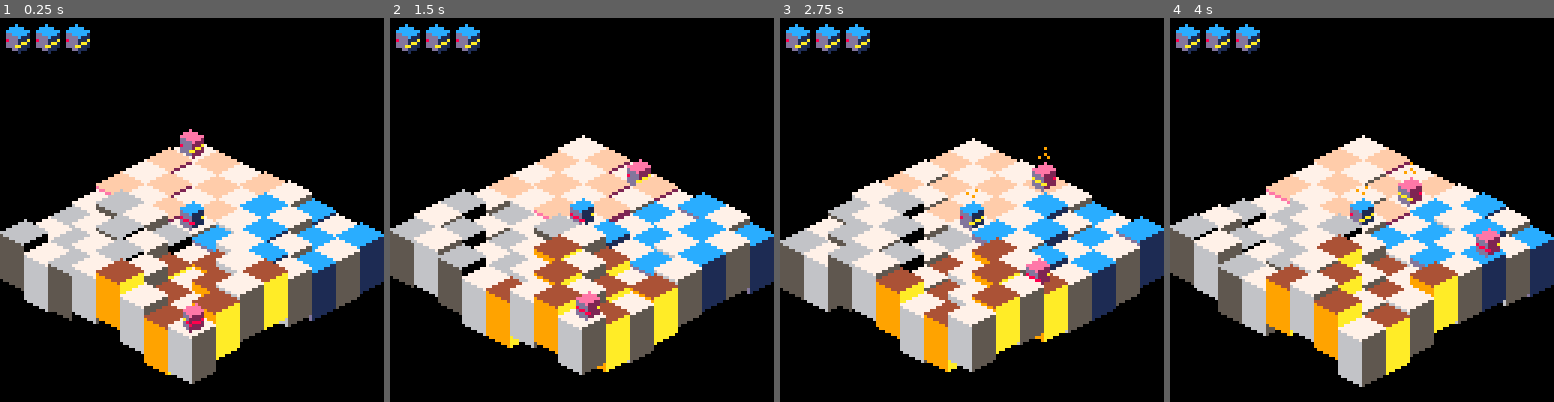
Above: before the commit, frames 1-4 (left to right).
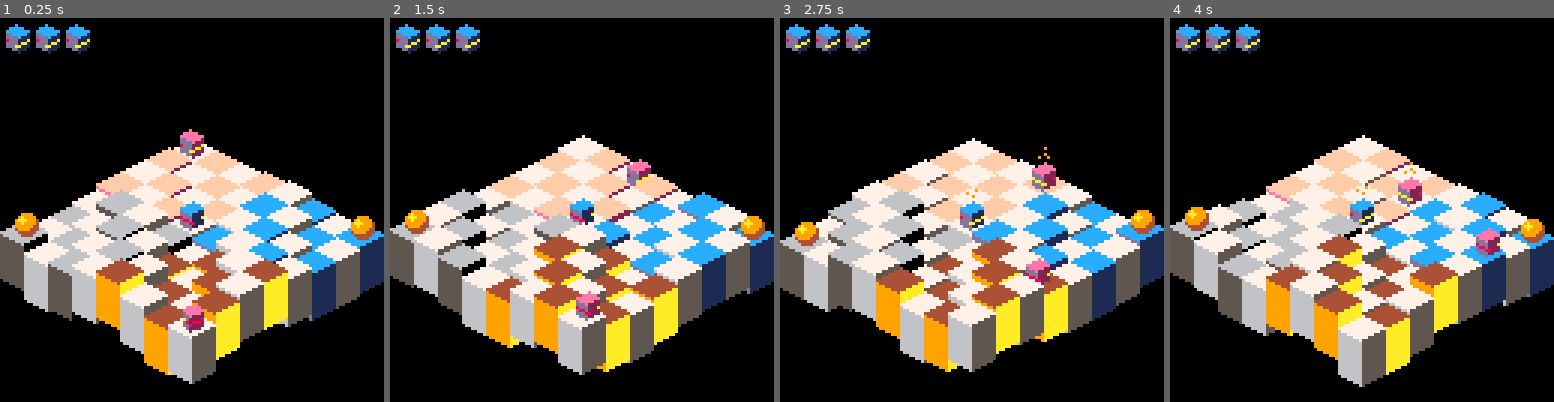
Above: after the commit, the same moments.

Repository: erwinbonsma/BumbleBotsPico8
Game: PICO-8 cartridge rolmops.p8
Two runs of this game, one before a commit and one after it. Both use one fixed random seed, a clock stepped at 60 frames per second and the inputs below.
Inputs:
- Up to frame 1 (0.25 s): no input
- Up to frame 2 (1.5 s): no input
- Up to frame 3 (2.75 s): hold Right 1.6-2.1 s; hold Up 2.15-2.42 s; hold Right from 2.47 s (still down)
- Up to frame 4 (4 s): release Right at 3.03 s; hold Left 3.08-3.58 s; hold Down 3.63-3.97 s

The runs differ from the first frame. In frame 1, 0.6% of the frame differs, in the area x 3-98%, y 50-58%; in frame 2, 0.6%; in frame 3, 0.6%; in frame 4, 0.6%.

Commit message:
Added pick ups
Added sphere pickup with sprite and sound effect on pick up.
It can be picked up, but collected pick ups are not yet tracked.

Diff:
--- a/rolmops.p8
+++ b/rolmops.p8
@@ -53,6 +53,18 @@
 
 function map_unit:remove_mover(mover)
  del(self.movers,mover)
+end
+
+function map_unit:add_pickup(pickup)
+ pickup.unit=self
+ self.pickup=pickup
+end
+
+function map_unit:remove_pickup(pickup)
+ if (self.pickup==pickup) then
+  self.pickup=nil
+  pickup.unit=nil
+ end
 end
 
 function map_unit:tostring()
@@ -210,6 +222,10 @@
      pal()
     end
 
+    if unit.pickup!=nil then
+     unit.pickup:draw(x,y)
+    end
+
     for mover in all(unit.movers) do
      mover:draw(x,y)
     end
@@ -356,10 +372,7 @@
    end
   elseif self.mov==self.mov_max then
    -- halfway crossing
-   local from_unit=self.unit
-   self.unit2:add_mover(self)
-   self.unit2=from_unit
-   self.mov=-self.mov_max+1
+   self:enter_unit(self.unit2)
   elseif self.mov==-2*self.mov_del then
    -- exited source unit
    self.unit2=nil
@@ -373,6 +386,12 @@
 
 function mover:bump()
  self.dazed=20
+end
+
+function mover:enter_unit(unit)
+ self.unit2=self.unit
+ unit:add_mover(self)
+ self.mov=-self.mov_max+1
 end
 
 player={}
@@ -428,6 +447,15 @@
 function player:bump()
  mover.bump(self)
  sfx(0)
+end
+
+function player:enter_unit(unit)
+ mover.enter_unit(self,unit)
+ if unit.pickup!=nil then
+  unit.pickup:pickup(self)
+  unit.pickup=nil
+  sfx(3)
+ end
 end
 
 enemy={}
@@ -522,6 +550,24 @@
  self.dazed+=flr(rnd(20))-10
 end
 
+pickup={}
+
+function pickup:new(o)
+ o=o or {}
+ local o=setmetatable(o,self)
+ self.__index=self
+
+ return o
+end
+
+function pickup:draw(x,y)
+ spr(64,x+5,y-2,1,1)
+end
+
+function pickup:pickup(actor)
+ self.unit.remove_pickup(self)
+end
+
 function new_game()
  local me={}
 
@@ -575,6 +621,12 @@
   )
   mapmodel.units[9][9]:add_mover(
    enemies[2]
+  )
+  mapmodel.units[2][9]:add_pickup(
+   pickup:new()
+  )
+  mapmodel.units[9][2]:add_pickup(
+   pickup:new()
   )
  end
 
@@ -694,20 +746,20 @@
 00000000000000000000000000000000000000000000000000000000000000000000000000000000000000000000000000000000000000000000000000000000
 00000000000000000000000000000000000000000000000000000000000000000000000000000000000000000000000000000000000000000000000000000000
 00000000000000000000000000000000000000000000000000000000000000000000000000000000000000000000000000000000000000000000000000000000
-000000000000000000000000000000000000000000000000000000aaaaa000000000000000000000000000000000000000000000000000000000000000000000
-00000055500000000000000000000000000000000000000000000066aaa000000000000000000000000000000000000000000000000000000000000000000000
-000006663330000000000000000000000000000000000000000000aa56a000000000000000f000000000000000b0000000000000000000000000000000000000
-0000555333330000000000000000000000000ffffff000000000aa555660000000000000fffff00000000000bbbbb00000000066660000000000000000000000
-00055533373330000000000000000000000ffffffffff0000000555556600000000000fffffffff0000000066bbbbbb000000666666000000000000000000000
-0005533307733000000000000000000000ffffffffffff00000f5555566ff0000000066ffffffdd000000006666bb33000006776666500000000000000000000
-0055533005533000000000000000000000effffffffff20000ff5555ff6fff00000006666ffdd660000000bb6666333000066776666550000000000000000000
-0055330005533000000000888888000000eeeffffff2220000ef55fffffff2000000fff666d66dd00000bbbbbbb6333000066666666550000000000000000000
-0055330055533000000000668888000000eededdd2d2220000eeeffffff2220000fffffff6ddddd000bbbbbbbbb33330000866666655a0000000000000000000
-0055330055330000000000885688000000eeeddddd22220000eededdd2d222000eeffffffdddd440033bbbbbb333344000068866658a50000000000000000000
-0077330553330000000088555666000000eededdd2d2220000eeeddddd2222000eeeeffddddd40400bb33bb33334404000006688885500000000000000000000
-0007333533300000000055555666000000eeeddddd22220000eededdd2d222000eeeeeddd4404400033bb3333440440000000555555000000000000000000000
-0007733333000000000055550066000000eededdd2d2220000eeeddddd222200000eeedd4040000000033bb34044000000000055550000000000000000000000
-00000733300000000000550000000000000eeddddd22200000eededdd2d2220000000ed044000000000003304400000000000000000000000000000000000000
+009999000000000000000000000000000000000000000000000000aaaaa000000000000000000000000000000000000000000000000000000000000000000000
+09a99990000000000000000000000000000000000000000000000066aaa000000000000000000000000000000000000000000000000000000000005550000000
+9aaa99940000000000000000000000000000000000000000000000aa56a000000000000000000000000000000000000000000000000000000000066633300000
+99a9999400000000000000000000000000000ffffff000000000aa55566000000000000000000000000000000000000000000066660000000000555333330000
+99999944000000000000000000000000000ffffffffff00000005555566000000000000000000000000000000000000000000666666000000005553337333000
+4999944400000000000000000000000000ffffffffffff00000f5555566ff0000000000000000000000000000000000000006776666500000005533307733000
+0444444000000000000000000000000000effffffffff20000ff5555ff6fff000000000000000000000000000000000000066776666550000055533005533000
+0044440000000000000000888888000000eeeffffff2220000ef55fffffff2000000000000000000000000000000000000066666666550000055330005533000
+0000000000000000000000668888000000eededdd2d2220000eeeffffff2220000000000000000000000000000000000000866666655a0000055330055533000
+0000000000000000000000885688000000eeeddddd22220000eededdd2d222000000000000000000000000000000000000068866658a50000055330055330000
+0000000000000000000088555666000000eededdd2d2220000eeeddddd2222000000000000000000000000000000000000006688885500000077330553330000
+0000000000000000000055555666000000eeeddddd22220000eededdd2d222000000000000000000000000000000000000000555555000000007333533300000
+0000000000000000000055550066000000eededdd2d2220000eeeddddd2222000000000000000000000000000000000000000055550000000007733333000000
+00000000000000000000550000000000000eeddddd22200000eededdd2d222000000000000000000000000000000000000000000000000000000073330000000
 0000000000000000000000000000000000000eddd2d00000000eeddddd2220000000000000000000000000000000000000000000000000000000000000000000
 00000000000000000000000000000000000000000000000000000eddd2d000000000000000000000000000000000000000000000000000000000000000000000
 00000000000000000000000000000000000000000000000000000000000000000000000000000000000000000000000000000000000000000000000000000000
Not shown, changed: the sound effects (__sfx__) section of rolmops.p8
